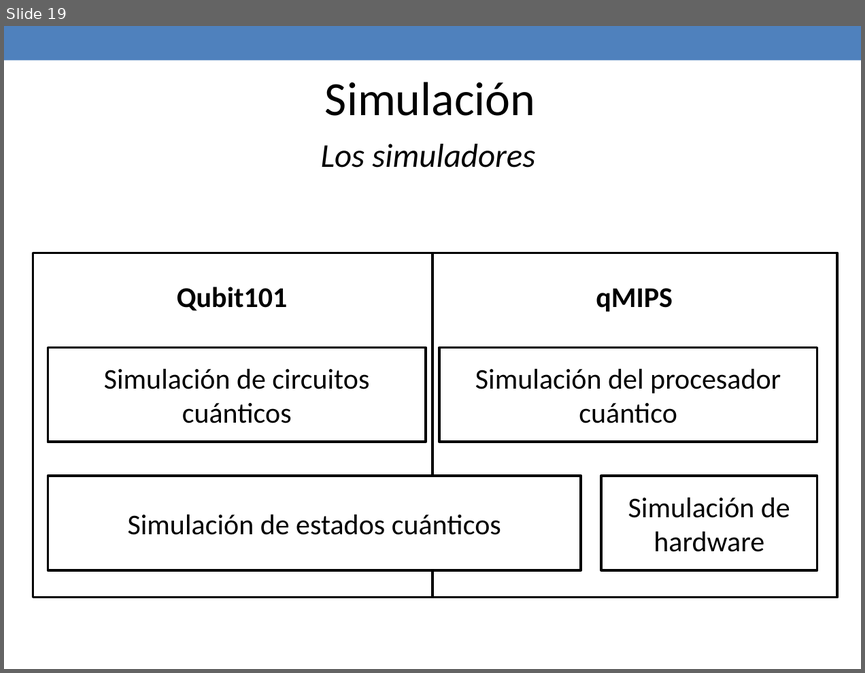
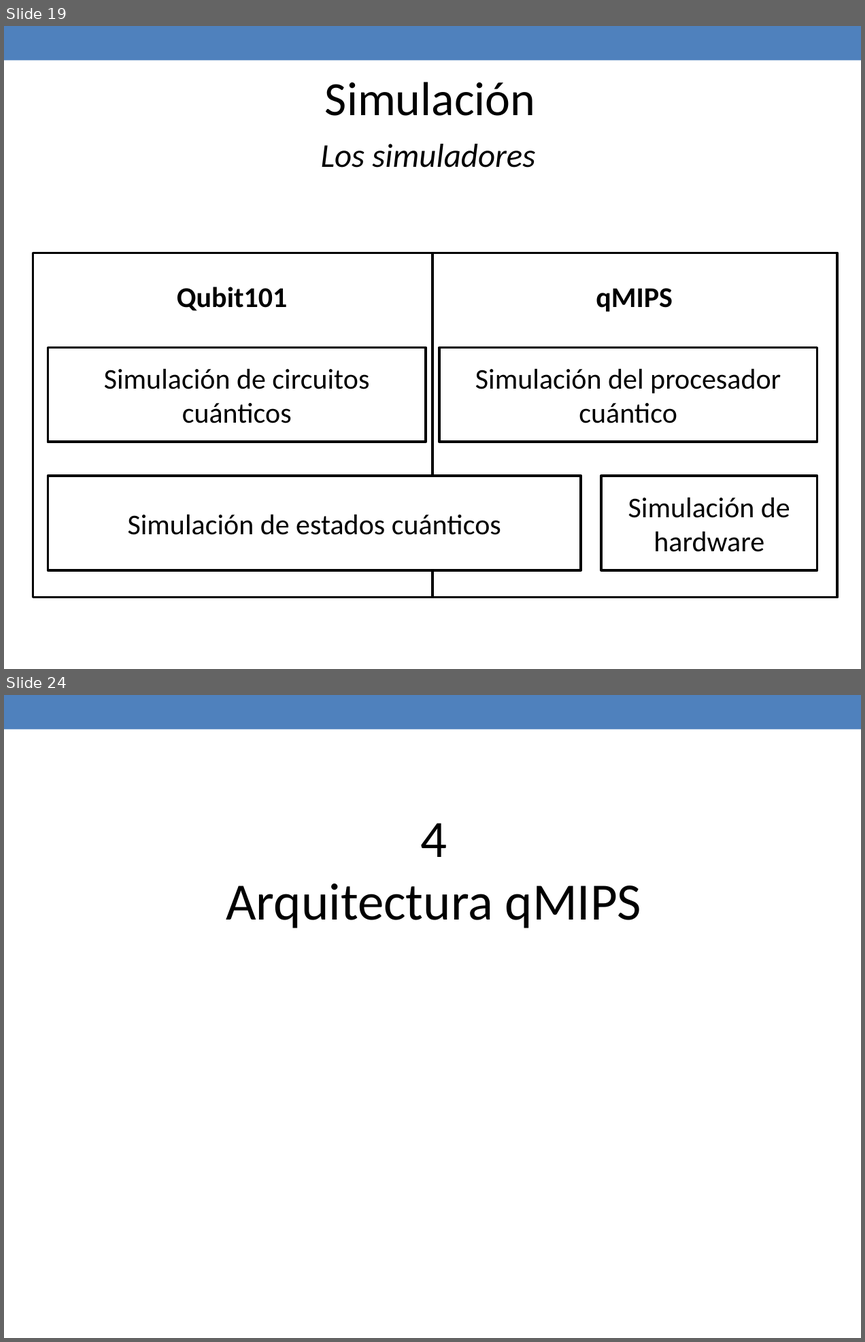
Before and after one commit to jaimecp89/qMIPS101, a slide deck: qMIPS/doc/Presentacion PFC.pptx. Shown one above the other, each under a label of ours: slide 19 before the commit, slides 19 and 24 after it; the slides between them are not shown. The pictures are 865x673 and 865x1342 pixels, drawn with LibreOffice and Linux fonts; fonts in the diff are those of the drawing. Boxes give left, top, right and bottom in pixels: in the first picture for what was removed or moved away, otherwise in the second. Text is boxed around its words. In the diff, an @@ line names an element or a change of style, - is before the commit and + after.

```diff
--- a/qMIPS/doc/Presentacion PFC.pptx
+++ b/qMIPS/doc/Presentacion PFC.pptx
@@ slide 24 added at (4, 695, 861, 1338), background #FFFFFF; not listed: 1 template element that a slide beside it also shows @@
@@ text added at (226, 823, 642, 928), 44 pt, text #000000 @@
+4
+Arquitectura qMIPS
```
Also in this commit, not shown: 1 slide changed, 4 other slides added, 1 other file.
